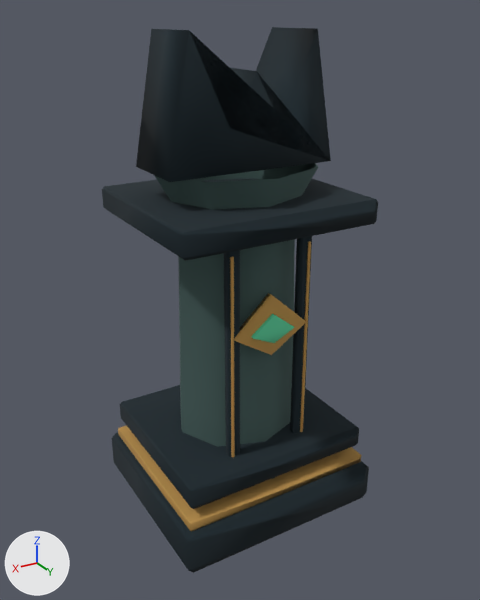
A saved change to the glTF model native/assets/style3d/prop_0_2.glb.
One viewpoint serves both versions: a 50 mm camera at (2.43, 4.12, 3.79) aimed at (-0.01, 0.05, 1.75). Arrows for +X, +Y and +Z are at lower left; the lights stay in place. The picture after the commit comes second. Where no turn or scale is listed for an object, it has been applied to the vertices.

The first picture shows 'CarvedEye', 'CarvedPillar', 'Cornice', 'Cornice.001', 'EyeInset', 'Fluting', 'Fluting.001', 'GiltFluting', 'GiltFluting.001', 'Plinth', 'PlinthGold', 'SplitCrown'.
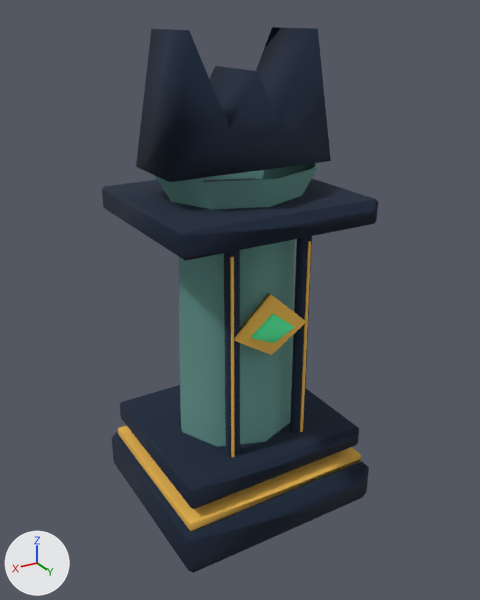
What differs and where, as boxes (x1, y1, x2, y2) in the pictures (480 x 600 px; the box of a moved part takes in the faces that stretch with it):
'CarvedPillar', recoloured (dark cyan to cyan)
    both: (154, 163, 318, 479)
'PlinthGold', recoloured
    both: (118, 426, 361, 532)
'GiltFluting.001', recoloured
    both: (230, 257, 235, 457)
'GiltFluting', recoloured
    both: (300, 241, 311, 432)
part 1 of me_carvedeye, moved or reshaped
    both: (234, 293, 273, 341)
part 2 of me_carvedeye, recoloured
    both: (236, 296, 306, 355)
part 3 of me_eyeinset, moved or reshaped
    both: (251, 314, 281, 338)
part 4 of me_eyeinset, recoloured
    both: (253, 315, 295, 343)
part 5 of me_splitcrown, moved or reshaped
    both: (136, 27, 330, 182)
part 6 of me_splitcrown, recoloured
    both: (282, 29, 331, 161)

What the commit changed:
Material 'Paint_efba50_0' (mat_paint_efba50_0) is new.
Its base color is (0.863, 0.491, 0.0802) (orange #efba50).
Its roughness is 1.0.
Material 'Paint_15253b_0' (mat_paint_15253b_0) is new.
Its base color is (0.0075, 0.0185, 0.0437) (dark blue #15253b).
Its roughness is 1.0.
Material 'Paint_58f8a4_0' (mat_paint_58f8a4_0) is new.
Its base color is (0.0976, 0.939, 0.371) (green #58f8a4).
Its roughness is 1.0.
Material 'Paint_65968e_0' (mat_paint_65968e_0) is new.
Its base color is (0.13, 0.305, 0.27) (cyan #65968e).
Its roughness is 1.0.
me_plinthgold has 16 vertices, 28 faces and spans x -0.8..0.8, y -0.7..0.7, z -0.04..0.04.
me_plinthgold no longer uses material mat_paint_bb914c_0 (orange #bb914c).
me_plinthgold gains material mat_paint_efba50_0 (orange #efba50).
me_carvedpillar has 36 vertices, 48 faces and spans x -0.67..0.67, y -0.59..0.59, z 0.42..2.8.
me_carvedpillar no longer uses material mat_paint_435b58_0 (dark cyan #435b58).
me_carvedpillar gains material mat_paint_65968e_0 (cyan #65968e).
me_giltfluting has 16 vertices, 28 faces and spans x -0.01..0.01, y -0.01..0.01, z -0.9..0.9.
me_giltfluting no longer uses material mat_paint_bb914c_0 (orange #bb914c).
me_giltfluting gains material mat_paint_efba50_0 (orange #efba50).
me_giltfluting_001 has 16 vertices, 28 faces and spans x -0.01..0.01, y -0.01..0.01, z -0.9..0.9.
me_giltfluting_001 no longer uses material mat_paint_bb914c_0 (orange #bb914c).
me_giltfluting_001 gains material mat_paint_efba50_0 (orange #efba50).
me_carvedeye has 8 vertices, 12 faces and spans x -0.31..0.31, y -0.027..0.027, z 1.484..1.96.
me_carvedeye is used by ob_carvedeye; location (0.0, 0.49, 0.0).
Part 1, on me_carvedeye:
12 faces are deleted.
12 new faces join them.
me_carvedeye part 2: 4 faces spanning x -0.31..0.31, y -0.027..0.027, z 1.484..1.96 switch from mat_paint_bb914c_0 (orange #bb914c) to mat_paint_efba50_0 (orange #efba50).
me_eyeinset has 8 vertices, 12 faces and spans x -0.18..0.18, y -0.029..0.029, z 1.596..1.82.
me_eyeinset is used by ob_eyeinset; location (0.0, 0.52, 0.0).
Part 3, on me_eyeinset:
12 faces are deleted.
12 new faces join them.
me_eyeinset part 4: 4 faces spanning x -0.18..0.18, y -0.029..0.029, z 1.596..1.82 switch from mat_paint_5ed19e_0 (green #5ed19e) to mat_paint_58f8a4_0 (green #58f8a4).
me_splitcrown has 14 vertices, 24 faces and spans x -0.65..0.65, y -0.275..0.275, z 2.8..3.7.
me_splitcrown is used by ob_splitcrown; location (0.0, 0.0, 0.0).
Part 5, on me_splitcrown:
24 faces are deleted.
24 new faces join them.
me_splitcrown part 6: 2 faces spanning x -0.65..-0.2, y -0.275..0.275, z 2.8..3.7 switch from mat_paint_15252c_0 (dark blue #15252c) to mat_paint_15253b_0 (dark blue #15253b).
